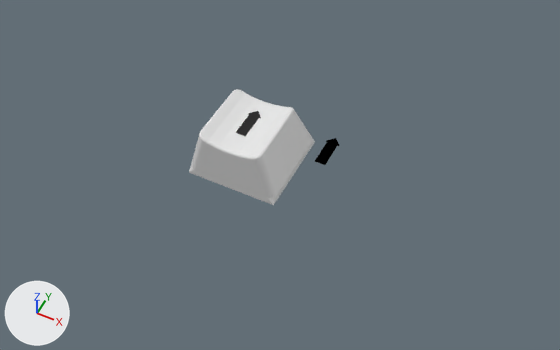
What one commit did to the glTF model public/misc/keycaps.gltf.
Camera for both pictures: a 50 mm lens placed at (17.3, -30.7, 37.1), pointed at (3.2, -2.5, 2.0). Arrows for +X, +Y and +Z are at lower left; the lights stay in place. Where no turn or scale is listed for an object, it has been applied to the vertices. Vertices at the same position are counted once.

The first picture shows 'Plane.002', 'Up_Key'.
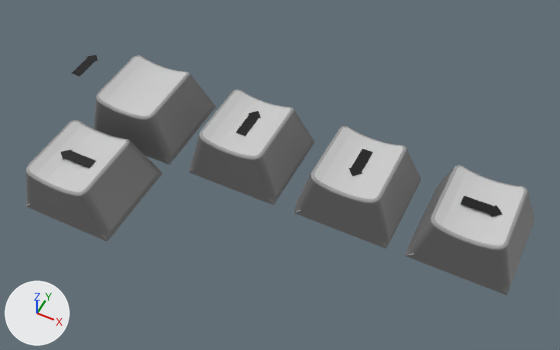
Changed parts and their boxes [x1, y1, x2, y2] in the pictures (560 x 350 px):
'Right_Key', added: after [405, 165, 535, 295]
    faces in mat_bottom_002 (grey #797979): [405, 168, 535, 295]
    faces in mat_top_002 (light grey #cbcbcb): [435, 167, 524, 245]
    faces in mat_corners_002 (grey #9d9d9d): [431, 165, 528, 250]
    faces in mat_material_005 (black #000000): [460, 196, 502, 217]
'Left_Key', added: after [26, 120, 162, 242]
    faces in mat_bottom_003 (grey #797979): [26, 141, 162, 242]
    faces in mat_top_003 (light grey #cbcbcb): [29, 122, 126, 192]
    faces in mat_corners_003 (grey #9d9d9d): [26, 120, 130, 196]
    faces in mat_material_009 (black #000000): [61, 149, 96, 168]
'Down_Key', added: after [293, 126, 421, 248]
    faces in mat_bottom_001 (grey #797979): [293, 150, 421, 248]
    faces in mat_top_001 (light grey #cbcbcb): [314, 128, 403, 199]
    faces in mat_corners_001 (grey #9d9d9d): [311, 126, 407, 203]
    faces in mat_material_001 (black #000000): [348, 148, 373, 176]
'key', added: after [93, 55, 216, 165]
    faces in mat_bottom (grey #797979): [93, 74, 216, 165]
    faces in mat_top (light grey #cbcbcb): [99, 57, 186, 116]
    faces in mat_corners (grey #9d9d9d): [96, 55, 190, 120]
'Plane.002', deleted: before [315, 138, 339, 165]
'Arrow', moved (not visible before): after [71, 55, 98, 76]
part 1 of me_plane, recoloured: [189, 110, 315, 205] in both
part 2 of me_plane, recoloured (white to grey): [199, 89, 294, 160] in both
part 3 of me_plane, recoloured (white to grey): [202, 91, 290, 156] in both

Patch to the scene script:
```diff
--- a/public/misc/keycaps.gltf.py
+++ b/public/misc/keycaps.gltf.py
@@ me_plane @@
 me_plane.from_pydata(...)  # 389 vertices, 765 faces; spans x -3.1..3.08, y -3.09..3.09, z -0.42..3.4
-me_plane.materials.append(mat_material_003)  # black #000000
+# me_plane part 1: 172 faces spanning x -3.1..3.08, y -3.09..3.09, z -0.42..3.29 switch from mat_material_006 (white #e7e7e7) to mat_bottom (grey #797979)
+# me_plane part 2: 534 faces spanning x -2.2..2.18, y -3.09..2.0, z 2.8..3.4 switch from mat_material_006 (white #e7e7e7) to mat_corners (grey #9d9d9d)
+# me_plane part 3: 54 faces spanning x -2.0..1.97, y -2.91..1.76, z 2.98..3.39 switch from mat_material_006 (white #e7e7e7) to mat_top (light grey #cbcbcb)
+me_plane.materials.append(mat_material_004)  # black #000000
@@ ob_arrow @@
 ob_arrow = bpy.data.objects.new('Arrow', me_plane_001)
-ob_arrow.location = (5.37, -1.43, 3.0)
+ob_arrow.location = (-12.5, -1.43, 3.0)
@@ ob_plane_002 @@
-ob_plane_002 = bpy.data.objects.new('Plane.002', me_plane_004)
@@ ob_left_key @@
+ob_left_key = bpy.data.objects.new('Left_Key', me_plane_007)  # 389 vertices, 765 faces; spans x -3.1..3.08, y -3.09..3.09, z -0.42..3.4; in mat_bottom_003 (grey #797979), mat_corners_003 (grey #9d9d9d), mat_top_003 (light grey #cbcbcb), mat_material_009 (black #000000)
+ob_left_key.location = (-7.66, -7.02, 0.0)
@@ ob_right_key @@
+ob_right_key = bpy.data.objects.new('Right_Key', me_plane_004_1)  # 389 vertices, 765 faces; spans x -3.1..3.08, y -3.09..3.09, z -0.42..3.4; in mat_bottom_002 (grey #797979), mat_corners_002 (grey #9d9d9d), mat_top_002 (light grey #cbcbcb), mat_material_005 (black #000000)
+ob_right_key.location = (14.89, 0.0, 0.0)
@@ ob_down_key @@
+ob_down_key = bpy.data.objects.new('Down_Key', me_plane_002)  # 389 vertices, 765 faces; spans x -3.1..3.08, y -3.09..3.09, z -0.42..3.4; in mat_bottom_001 (grey #797979), mat_corners_001 (grey #9d9d9d), mat_top_001 (light grey #cbcbcb), mat_material_001 (black #000000)
+ob_down_key.location = (7.54, 0.0, 0.0)
@@ ob_key @@
+ob_key = bpy.data.objects.new('key', me_plane_006)  # 382 vertices, 760 faces; spans x -3.1..3.08, y -3.09..3.09, z -0.42..3.4; in mat_bottom (grey #797979), mat_corners (grey #9d9d9d), mat_top (light grey #cbcbcb)
+ob_key.location = (-7.66, 0.0, 0.0)
```
